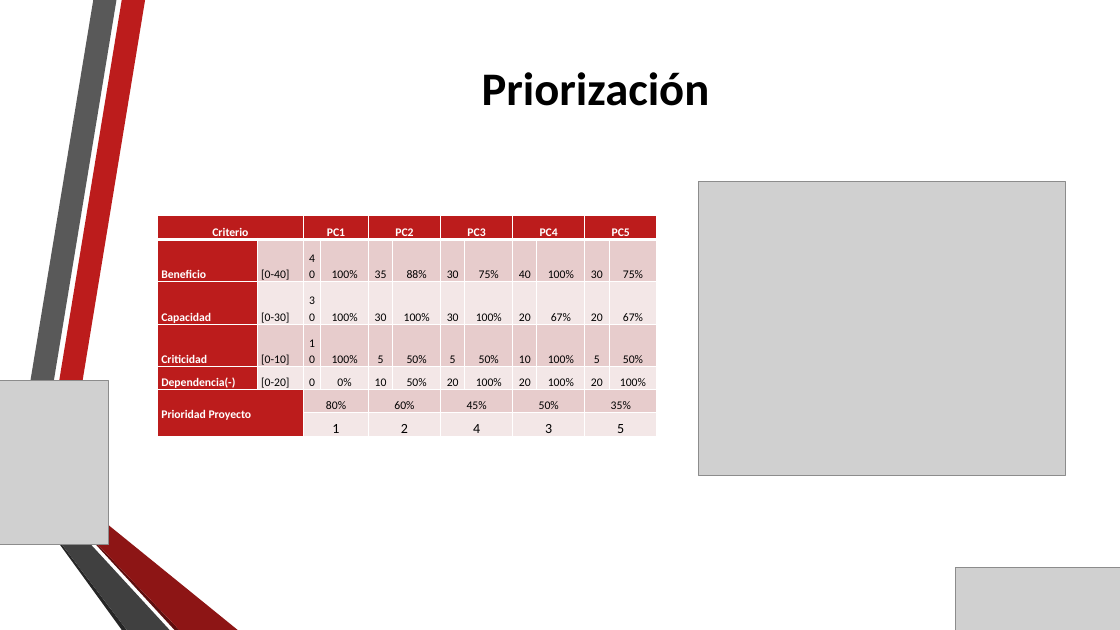
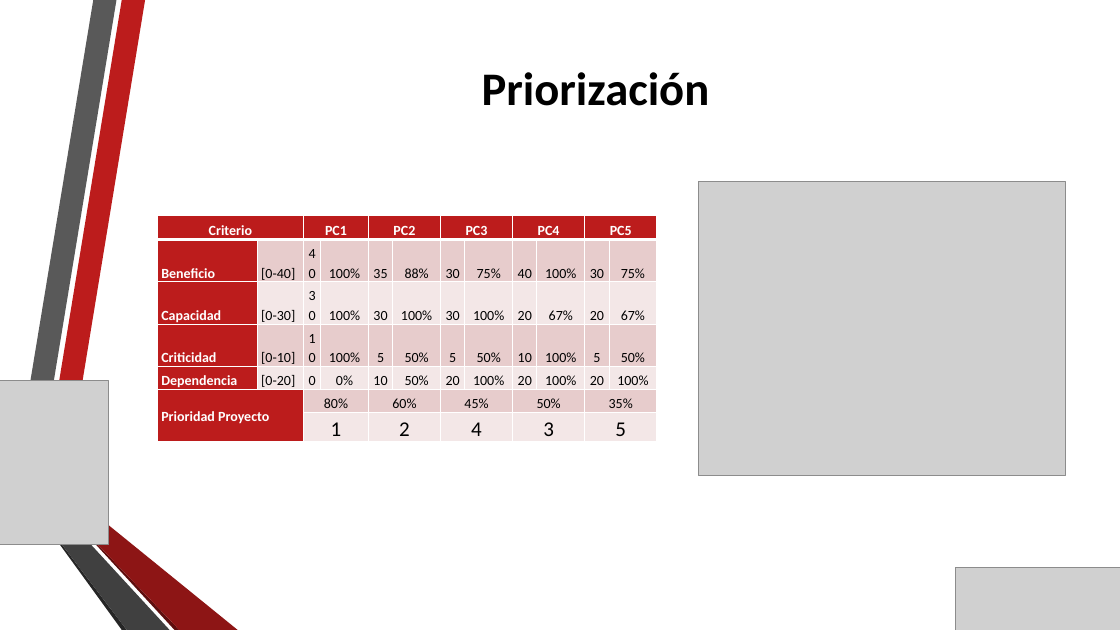
Before and after one commit to gaudisolutions/ecos, a slide deck: slide 24 of Proyecto I/Presentación/Arquitectura Objetivo MPLA.pptx (slide 18 before the commit). Drawn at 1120x630 pixels with LibreOffice and Linux fonts; fonts in the diff are those of the drawing; grey boxes stand for pictures; background and template pictures are left out. Boxes give left, top, right and bottom in pixels: in the first picture for what was removed or moved away, otherwise in the second. Text is boxed around its words. In the diff, an @@ line names an element or a change of style, - is before the commit and + after.

```diff
--- a/Proyecto I/Presentación/Arquitectura Objetivo MPLA.pptx
+++ b/Proyecto I/Presentación/Arquitectura Objetivo MPLA.pptx
@@ table at bbox=[157, 216, 657, 442] @@
-row 5, column 1: Dependencia(-)
+row 5, column 1: Dependencia
@@ size 10 to 12 pt @@
@@ size 12 to 18 pt in "1", "2", "4", "3" and 1 more places @@
```
Also in this commit, not shown: 7 other slides changed, 8 slides added, 2 slides removed, 6 other files.
